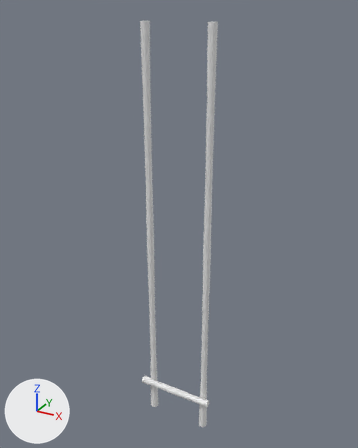
Renders of the Blender file Assets/3D/Ladder.blend from each side of a commit.
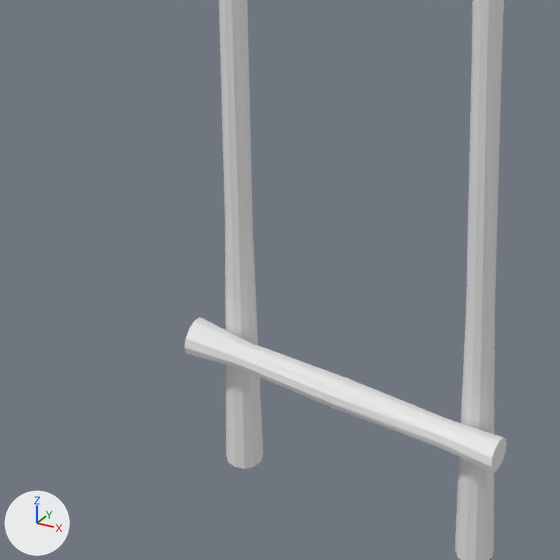
The first picture shows the older version from a 50 mm camera at (2.58, -5.48, 3.16) aimed at (-0.5, 0.11, 0.37). The close-ups show both versions on the part from 29% to 62% of the width and 69% to 95% of the height of that picture. Every picture has the same lights, and +X, +Y and +Z are marked at lower left.

The scene before the commit, as lines of its bpy script (objects in view):
```python
me_cylinder_001 = bpy.data.meshes.new('Cylinder.001')
me_cylinder_001.from_pydata(...)  # 168 vertices, 148 faces; spans x -0.07..0.97, y -0.07..0.07, z -3.0..3.0
me_cylinder_003 = bpy.data.meshes.new('Cylinder.003')
me_cylinder_003.from_pydata(...)  # 60 vertices, 50 faces; spans x -0.07..0.07, y -0.07..0.07, z -3.0..3.0
ob_ladderlong = bpy.data.objects.new('LadderLong', me_cylinder_001)
ob_ladderlong.location = (-0.905, 0.0, 0.0)
ob_laddershort = bpy.data.objects.new('LadderShort', me_cylinder_003)
ob_laddershort.location = (-0.452, -0.102, -2.442)
ob_laddershort.rotation_euler = (0.0, 1.571, 0.0)  # degrees (0, 90, 0)
ob_laddershort.scale = (1.0, 1.0, 0.193)
```
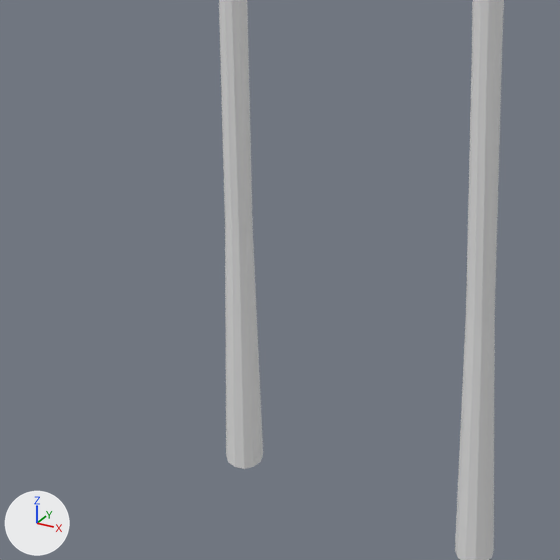
Boxes (x1, y1, x2, y2) around the edits, measured in the close-ups (560 x 560 px):
```json
{"object": "LadderShort", "change": "deleted", "before": [185, 317, 507, 473]}
```

Scene script edits in JSON lines:
```json
{"op": "remove", "block": "ob_laddershort", "code": ["ob_laddershort = bpy.data.objects.new('LadderShort', me_cylinder_003)", "ob_laddershort.location = (-0.452, -0.102, -2.442)", "ob_laddershort.rotation_euler = (0.0, 1.571, 0.0)  # degrees (0, 90, 0)", "ob_laddershort.scale = (1.0, 1.0, 0.193)"]}
```
